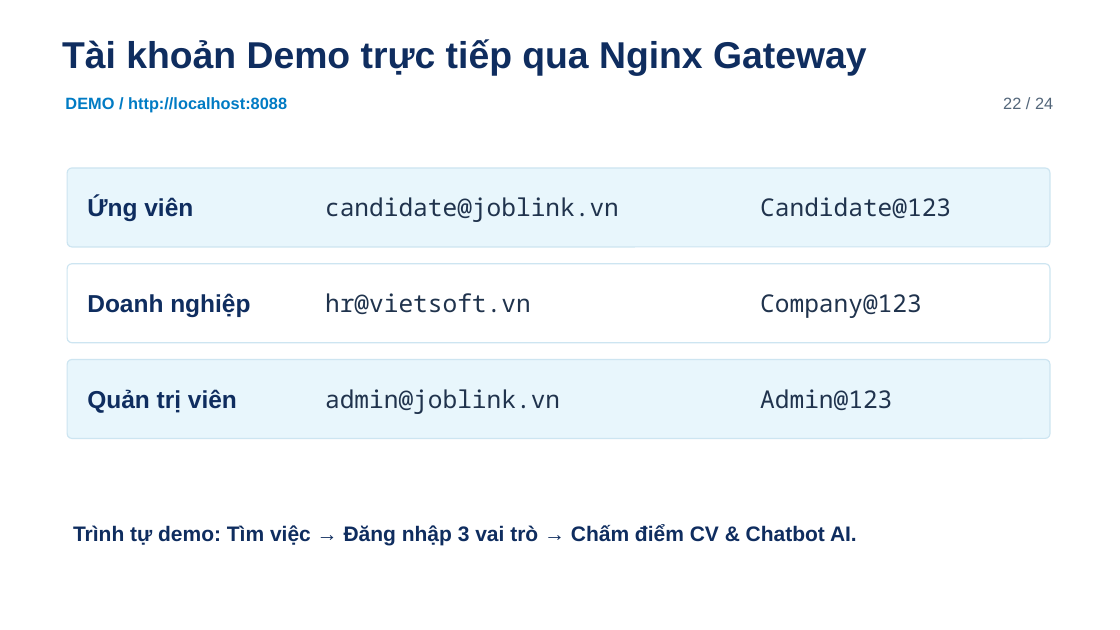
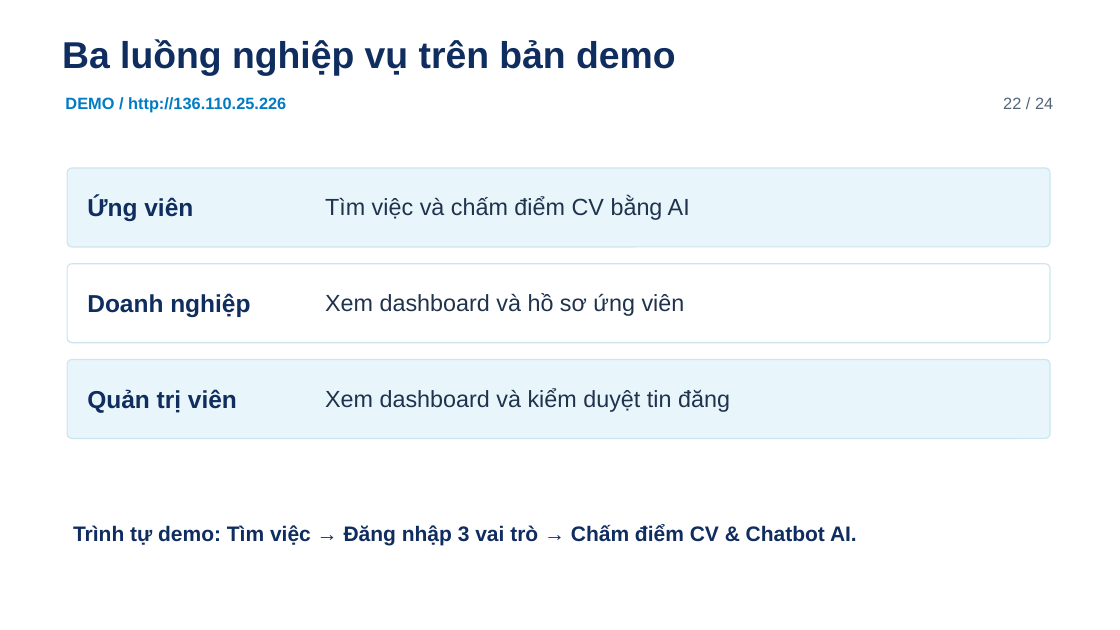
Before and after one commit to hieunofun/cong-nghe-phan-mem, a slide deck: slide 22 of JobLink_Final_Presentation.pptx. Drawn at 1120x630 pixels with LibreOffice and Linux fonts; fonts in the diff are those of the drawing; background and template pictures are left out. Boxes give left, top, right and bottom in pixels: in the first picture for what was removed or moved away, otherwise in the second. Text is boxed around its words. In the diff, an @@ line names an element or a change of style, - is before the commit and + after.

Commit message:
Update JobLink defense deck and demo runbook

```diff
--- a/JobLink_Final_Presentation.pptx
+++ b/JobLink_Final_Presentation.pptx
@@ text at bbox=[62, 39, 676, 76]: text changed @@
-Tài khoản Demo trực tiếp qua Nginx Gateway
+Ba luồng nghiệp vụ trên bản demo
@@ text at bbox=[65, 97, 286, 113]: text changed @@
-DEMO / http://localhost:8088
+DEMO / http://136.110.25.226
@@ text removed at bbox=[325, 197, 619, 222] @@
-candidate@joblink.vn
@@ text added at bbox=[325, 197, 690, 220], 20 pt, text #20334D @@
+Tìm việc và chấm điểm CV bằng AI
@@ text removed at bbox=[760, 197, 951, 218] @@
-Candidate@123
@@ text removed at bbox=[325, 293, 531, 314] @@
-hr@vietsoft.vn
@@ text added at bbox=[325, 293, 685, 316], 20 pt, text #20334D @@
+Xem dashboard và hồ sơ ứng viên
@@ text removed at bbox=[760, 294, 922, 318] @@
-Company@123
@@ text removed at bbox=[325, 389, 560, 414] @@
-admin@joblink.vn
@@ text added at bbox=[325, 388, 730, 412], 20 pt, text #20334D @@
+Xem dashboard và kiểm duyệt tin đăng
@@ text removed at bbox=[760, 389, 892, 410] @@
-Admin@123
```
Also in this commit, not shown: 11 other slides changed, 2 slides added, 2 slides removed, 3 other files.
